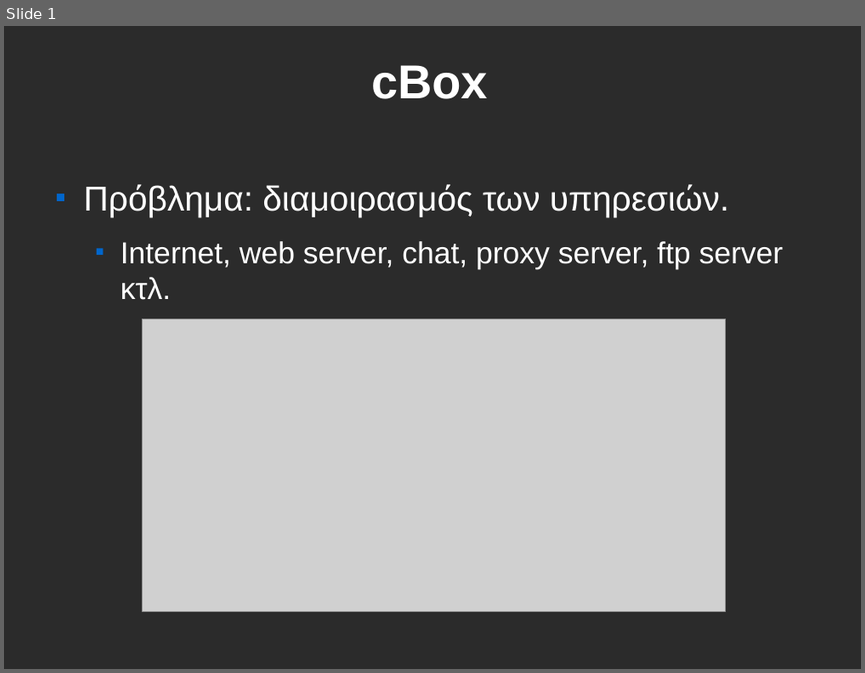
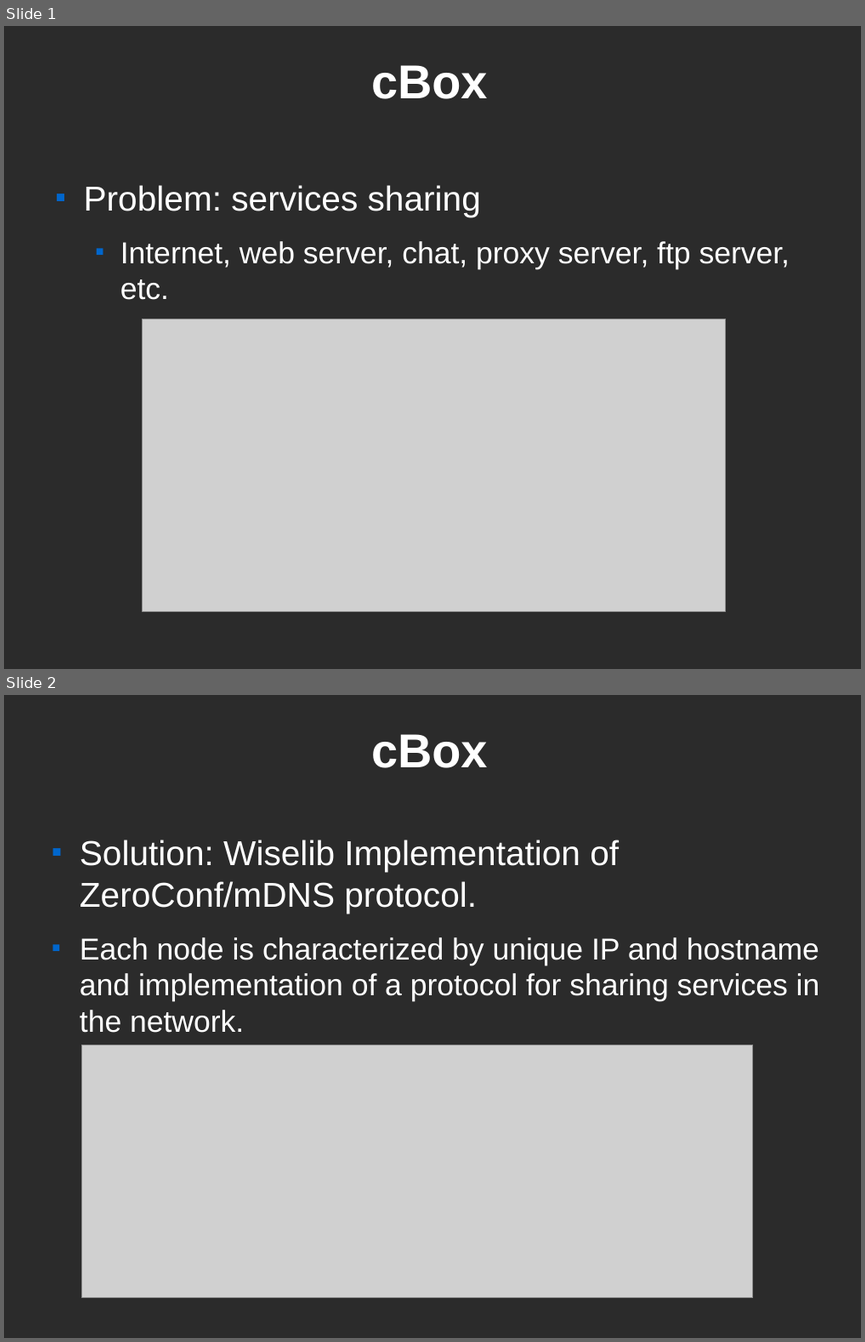
Before and after one commit to CEID-DS/cbox, a slide deck: doc/fosscomm/ZeroConf.odp. Shown one above the other, each under a label of ours: slide 1 before the commit, slides 1 and 2 after it. The pictures are 865x673 and 865x1342 pixels, drawn with LibreOffice and Linux fonts; fonts in the diff are those of the drawing; grey boxes stand for pictures; background and template pictures are left out; a plain dark background stands for a picture behind light text. Boxes give left, top, right and bottom in pixels: in the first picture for what was removed or moved away, otherwise in the second. Text is boxed around its words. In the diff, an @@ line names an element or a change of style, - is before the commit and + after.

Commit message:
ZeroConf presentation

```diff
--- a/doc/fosscomm/ZeroConf.odp
+++ b/doc/fosscomm/ZeroConf.odp
@@ slide 2 added at [4,695,861,1338], background picture (left out) @@
@@ title added at [371,734,488,768], 44 pt, text #FFFFFF, bold @@
+cBox
@@ text added at [80,839,820,1032], 28 pt, text #FFFFFF @@
+■ Solution: Wiselib Implementation of ZeroConf/mDNS protocol.
+■ Each node is characterized by unique IP and hostname and implementation of a protocol for sharing services in the network.
@@ picture added at [81,1045,754,1298] @@
@@ slide 1 changed as well @@
@@ text at [84,185,790,300]: text changed @@
-■ Πρόβλημα: διαμοιρασμός των υπηρεσιών.
-  ■ Internet, web server, chat, proxy server, ftp server κτλ.
+■ Problem: services sharing
+  ■ Internet, web server, chat, proxy server, ftp server, etc.
```
Also in this commit, not shown: 9 other slides added, 9 slides removed, 1 other file.
